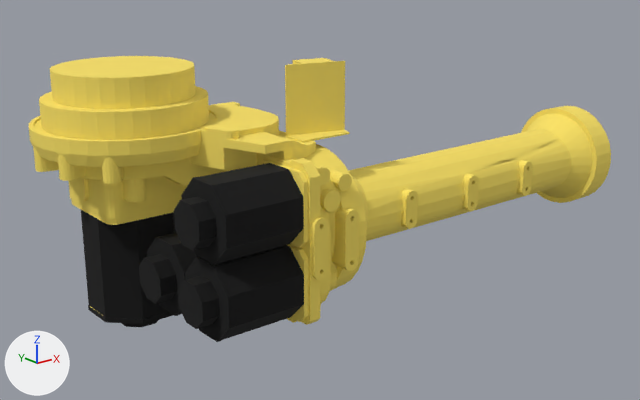
What one commit did to the glTF model RobotModel/Fanuc/R_2000iC_165F/Visual/glb/Link3.glb.
Both versions are drawn from a 50 mm lens placed at (-0.711, -1.446, 0.518), pointed at (0.388, -0.073, -0.031). Lighting does not change. The marker at lower left points along +X, +Y and +Z. The first picture is the older version. Vertices at exactly the same position are counted once.

Objects in the first picture: '/Link3/Link3-mesh/0', '/Link3/Link3-mesh/1'.
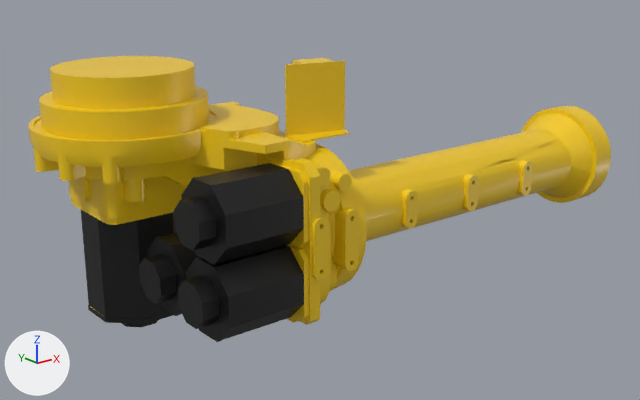
What differs and where, as boxes [x1, y1, x2, y2] in the pictures (640 x 400 px; the box of a moved part takes in the faces that stretch with it):
'/Link3/Link3-mesh/0', recoloured, surface changed
    both: [29, 56, 611, 325]
'/Link3/Link3-mesh/1', surface changed
    both: [81, 163, 304, 342]
part 1 of me_link3_link3_mesh_0, moved or reshaped
    both: [366, 209, 463, 239]
part 2 of me_link3_link3_mesh_0, moved or reshaped (mostly hidden)
    both: [581, 188, 595, 198]

What changed in the scene script:
```text
Change mat_link_01_part_000_mtl_001_005_material:
    mat_link_01_part_000_mtl_001_005_material.base_color: (0.96, 0.76, 0.13) -> (0.905, 0.597, 0.00802)  # yellow #fae265 -> yellow #f4cb16
    mat_link_01_part_000_mtl_001_005_material.roughness: 1.0 -> 0.36
Change mat_ral9005_001_material:
    mat_ral9005_001_material.roughness: 1.0 -> 0.46
Change me_link3_link3_mesh_0:
    where me_link3_link3_mesh_0.from_pydata(...)  # 2654 vertices, 5129 faces; spans x -0.169..1.061, y -0.368..0.182, z -0.174..0.28
    used by ob_link3_link3_mesh_0; location = (0.0, 0.0, 0.0)
    me_link3_link3_mesh_0 part 1
    30 faces are deleted
    30 new faces join them
    me_link3_link3_mesh_0 part 2
    39 faces are deleted
    39 new faces join them
```
